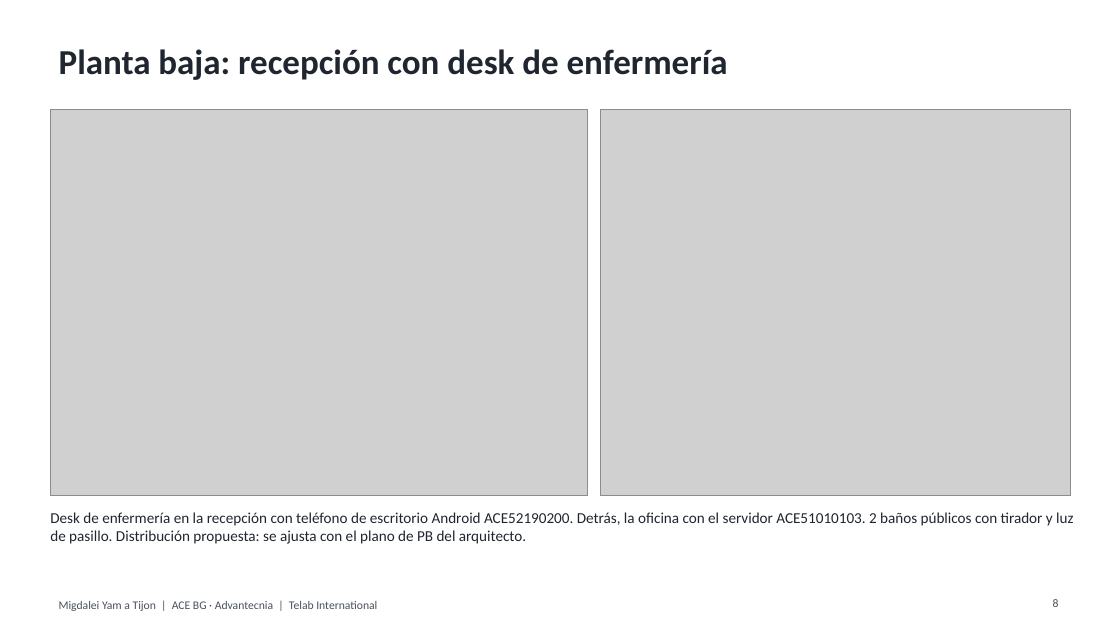
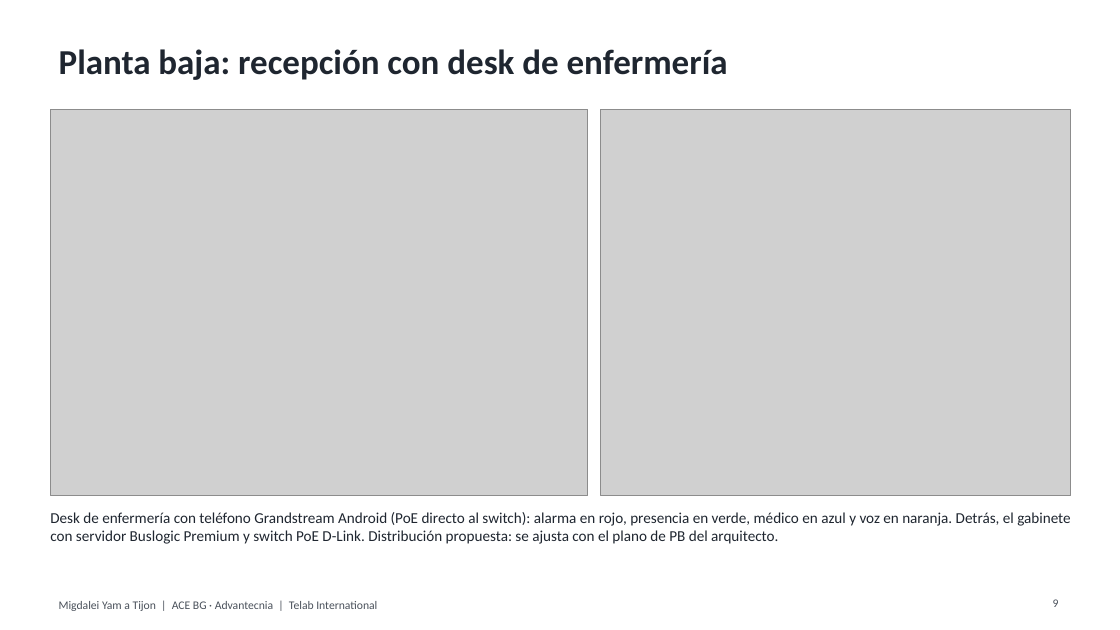
Before and after one commit to alexjusid-jpg/planos, a slide deck: slide 9 of migdalei/es/presentacion_ES.pptx (slide 8 before the commit). Drawn at 1120x630 pixels with LibreOffice and Linux fonts; fonts in the diff are those of the drawing; grey boxes stand for pictures. Boxes give left, top, right and bottom in pixels: in the first picture for what was removed or moved away, otherwise in the second. Text is boxed around its words. In the diff, an @@ line names an element or a change of style, - is before the commit and + after.

```diff
--- a/migdalei/es/presentacion_ES.pptx
+++ b/migdalei/es/presentacion_ES.pptx
@@ text at [50,512,1070,544]: text changed @@
-Desk de enfermería en la recepción con teléfono de escritorio Android ACE52190200. Detrás, la oficina con el servidor ACE51010103. 2 baños públicos con tirador y luz de pasillo. Distribución propuesta: se ajusta con el plano de PB del arquitecto.
+Desk de enfermería con teléfono Grandstream Android (PoE directo al switch): alarma en rojo, presencia en verde, médico en azul y voz en naranja. Detrás, el gabinete con servidor Buslogic Premium y switch PoE D-Link. Distribución propuesta: se ajusta con el plano de PB del arquitecto.
@@ page number at [1053,599,1059,607]: text changed @@
-8
+9
```
Also in this commit, not shown: 3 other slides changed, 1 slide added, 20 other files.
